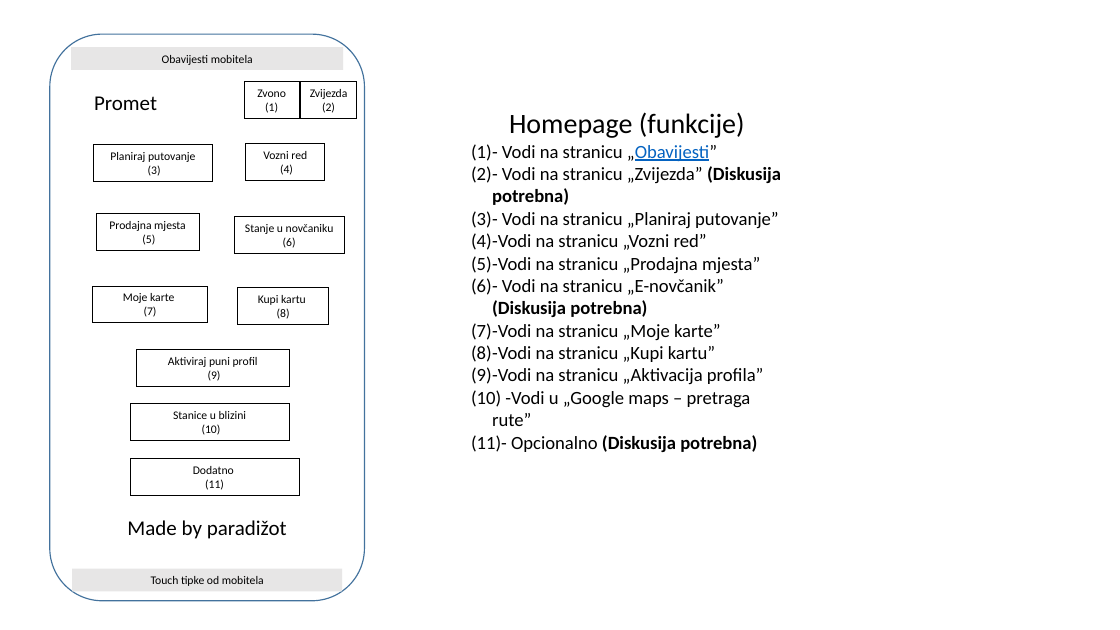
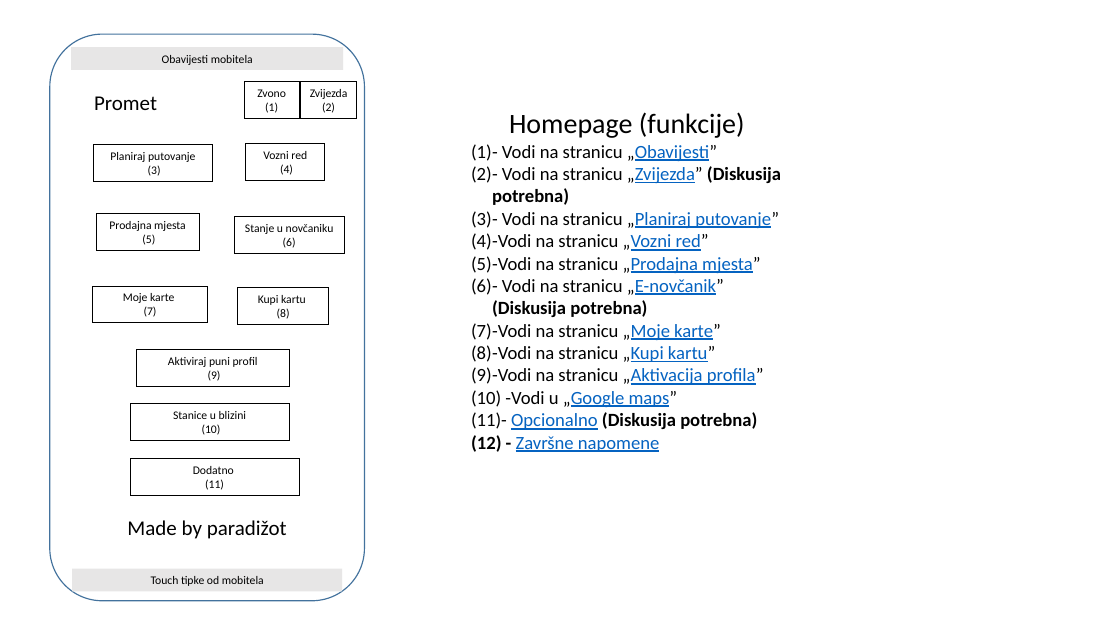
Before and after one commit to nibzard/2025-intro-swe, a slide deck: slide 1 of projects/paradizot-kcurcija-ekevic-ltomic-jvitaljic/Plan aplikacije.pptx. Drawn at 1120x630 pixels with LibreOffice and Linux fonts; fonts in the diff are those of the drawing. Boxes give left, top, right and bottom in pixels: in the first picture for what was removed or moved away, otherwise in the second. Text is boxed around its words. In the diff, an @@ line names an element or a change of style, - is before the commit and + after.

```diff
--- a/projects/paradizot-kcurcija-ekevic-ltomic-jvitaljic/Plan aplikacije.pptx
+++ b/projects/paradizot-kcurcija-ekevic-ltomic-jvitaljic/Plan aplikacije.pptx
@@ text at bbox=[471, 166, 781, 430]: text colour #000000 to #0563C1, underline on in "„Zvijezda”", "„Planiraj putovanje”", "„Vozni red”", "„Prodajna mjesta”" and 5 more places @@
@@ text at bbox=[505, 391, 678, 408]: text changed; text colour #000000 to #0563C1 @@
-(10) -Vodi u „Google maps – pretraga rute”
+(10) -Vodi u „Google maps”
@@ text at bbox=[516, 436, 659, 452]: paragraph added @@
+(12) - Završne napomene
```
Also in this commit, not shown: 12 slides added, 1 slide removed.
